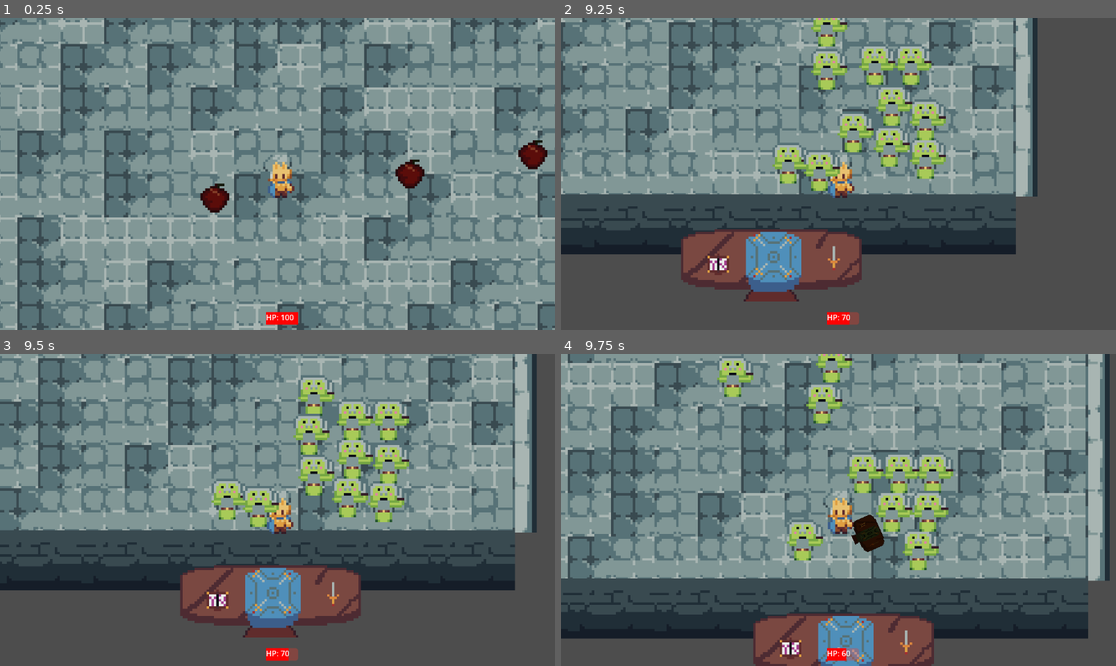
Above: before the commit, frames 1-4 (two rows, left to right).
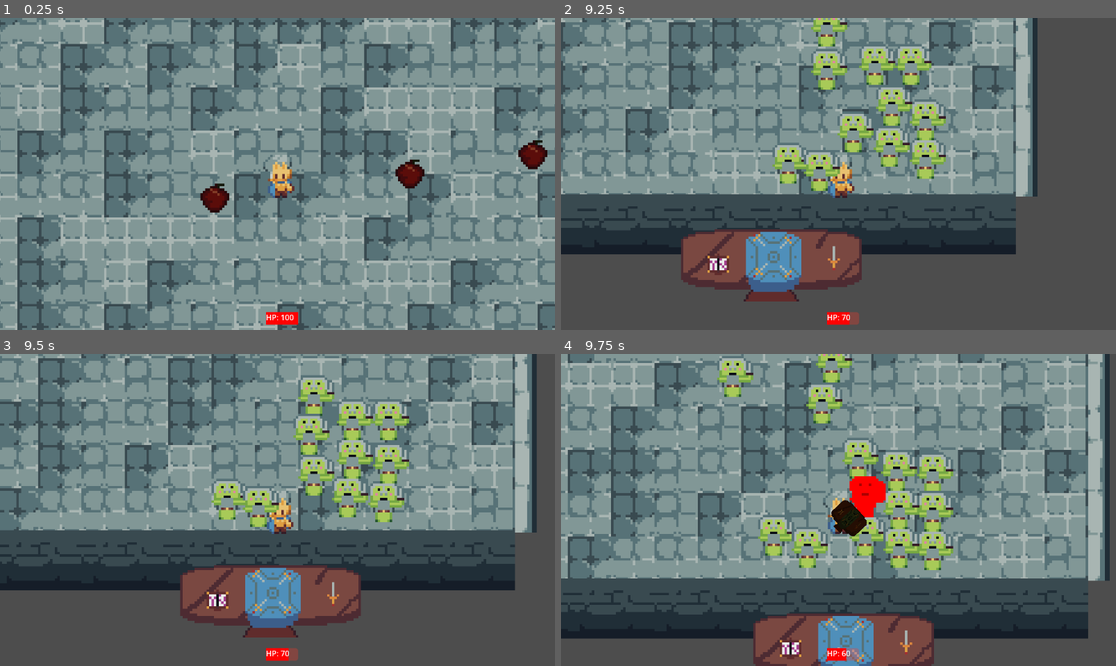
Above: after the commit, the same moments.

Repository: GastonVerussa2/Jamtastic
Game: Godot game, scene res://escenas/escena_principal/escena_principal.tscn
The game is run twice, just before and just after one commit, with the same random seed, the same clock (stepped at 60 frames per second) and the same inputs.
Inputs (mouse positions are in pixels of both pictures, inside the frame that each line leads up to):
- Up to frame 1 (0.25 s): no input
- Up to frame 2 (9.25 s): tap Enter at 0.5 s; move the mouse to (960, 158) at 0.52 s; press the mouse at (960, 158) at 0.53 s; hold D (right) 0.53-1.28 s; move the mouse to (727, 189) at 1.27 s; release the mouse at (727, 189) at 1.28 s; hold S (down) 1.28-2.03 s; tap B (barra) at 1.35, 4.35, 7.35 s; move the mouse to (894, 105) at 2.02 s; hold D (right) 2.03-2.78 s; hold Space (dash) 2.03-2.78 s; move the mouse to (810, 236) at 2.77 s; hold W (up) 2.78-3.53 s; tap L (disable_spawn) at 2.85, 5.85, 8.85 s; move the mouse to (1005, 220) at 3.52 s; press the mouse at (1005, 220) at 3.53 s; hold A (left) 3.53-5.03 s; move the mouse to (672, 127) at 4.27 s; release the mouse at (672, 127) at 4.28 s; move the mouse to (866, 174) at 5.02 s; hold S (down) 5.03-5.78 s; hold Space (dash) 5.03-5.78 s; move the mouse to (755, 96) at 5.77 s; hold D (right) 5.78-6.53 s; move the mouse to (960, 158) at 6.52 s; press the mouse at (960, 158) at 6.53 s; hold W (up) 6.53-7.28 s; move the mouse to (727, 189) at 7.27 s; release the mouse at (727, 189) at 7.28 s; hold D (right) 7.28-8.03 s; move the mouse to (894, 105) at 8.02 s; hold S (down) 8.03-8.78 s; hold Space (dash) 8.03-8.78 s; move the mouse to (810, 236) at 8.77 s; hold A (left) from 8.78 s (still down)
- Up to frame 3 (9.5 s): keep holding A (left)
- Up to frame 4 (9.75 s): move the mouse to (1005, 556) at 9.52 s; release A (left) at 9.53 s; press the mouse at (1005, 556) at 9.53 s; hold W (up) from 9.53 s (still down)

Frames 1-3 are identical in both runs. In frame 4, 6.1% of the frame differs, in the area x 35-71%, y 26-70%.

Commit message:
vida extra y animacion daño
Los enemigos tienen uno mas de vida y hay animacion de daño al golpearlos

Diff:
--- a/escenas/enemigos/enemigo/enemy.gd
+++ b/escenas/enemigos/enemigo/enemy.gd
@@ -4,11 +4,13 @@
 
 @export var speed: float = 75.0
 @export var sonido_spawn: AudioStreamPlayer2D
+@export var material_personaje_rojo: ShaderMaterial
+@export var sprite: Sprite2D
 
 var damage: int = 10
 var player: Node2D
 var fake_target := Vector2(500,200)
-var health: int = 1
+var health: int = 2
 
 func _ready():
 	player = get_tree().get_first_node_in_group("player")
@@ -27,6 +29,10 @@
 	move_and_slide()
 
 func get_hit(damage: int):
+	sprite.material = material_personaje_rojo
+	await get_tree().create_timer(0.1).timeout
+	sprite.material = null
+	await get_tree().create_timer(0.1).timeout
 	health -= damage
 	if(health <= 0):
 		queue_free()
--- a/escenas/enemigos/enemigo/enemy.tscn
+++ b/escenas/enemigos/enemigo/enemy.tscn
@@ -3,6 +3,7 @@
 [ext_resource type="AudioStream" uid="uid://bogvp8ahbhoup" path="res://sonidos/Spawn.wav" id="1_3w2dw"]
 [ext_resource type="Script" uid="uid://if817o5e6yd7" path="res://escenas/enemigos/enemigo/enemy.gd" id="1_27yb0"]
 [ext_resource type="Texture2D" uid="uid://dsmmxes0hfh4u" path="res://sprites/Enemigo_lvl_tres_terminado.png" id="3_3w2dw"]
+[ext_resource type="Material" uid="uid://l47yfp615nd8" path="res://escenas/protagonista/material_personaje_rojo.tres" id="3_h2frt"]
 
 [sub_resource type="RectangleShape2D" id="RectangleShape2D_vs78y"]
 size = Vector2(46.666664, 53.333332)
@@ -13,12 +14,14 @@
 stream = ExtResource("1_3w2dw")
 max_distance = 4096.0
 
-[node name="enemy" type="CharacterBody2D" parent="." unique_id=1142249714 node_paths=PackedStringArray("sonido_spawn") groups=["enemy"]]
+[node name="enemy" type="CharacterBody2D" parent="." unique_id=1142249714 node_paths=PackedStringArray("sonido_spawn", "sprite") groups=["enemy"]]
 collision_layer = 2
 collision_mask = 39
 motion_mode = 1
 script = ExtResource("1_27yb0")
 sonido_spawn = NodePath("../sonido_spawn")
+material_personaje_rojo = ExtResource("3_h2frt")
+sprite = NodePath("Sprite2D")
 
 [node name="Sprite2D" type="Sprite2D" parent="enemy" unique_id=366780198]
 texture = ExtResource("3_3w2dw")
